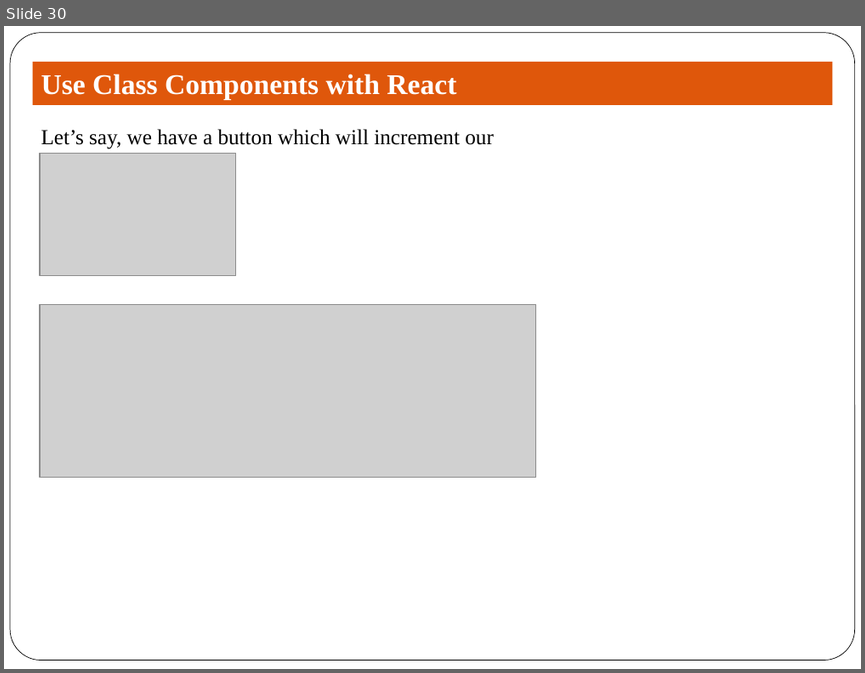
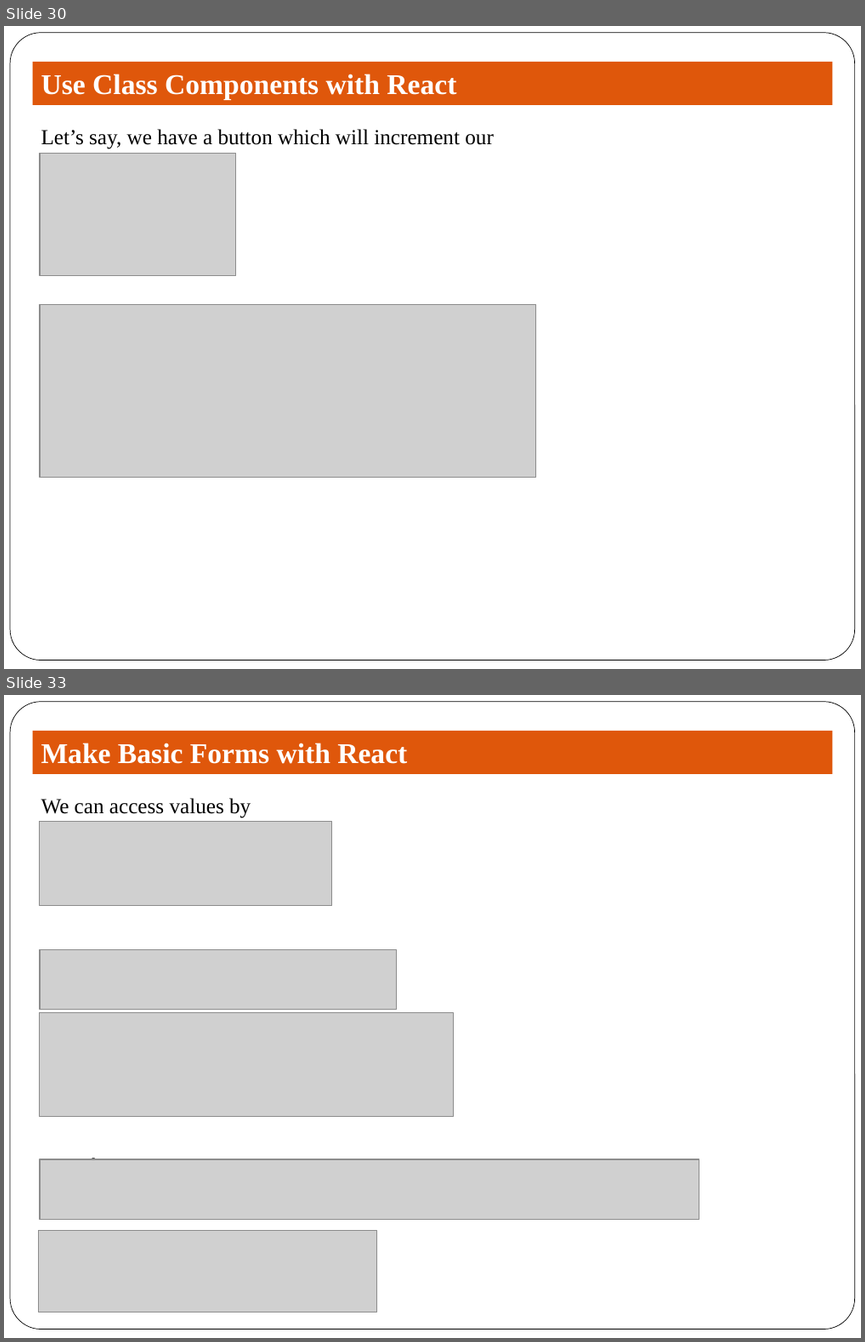
Before and after one commit to prateek3189/mercury-react, a slide deck: The Beginners Guide to ReactJS.pptx. Shown one above the other, each under a label of ours: slide 30 before the commit, slides 30 and 33 after it; the slides between them are not shown. The pictures are 865x673 and 865x1342 pixels, drawn with LibreOffice and Linux fonts; fonts in the diff are those of the drawing; grey boxes stand for pictures. Boxes give left, top, right and bottom in pixels: in the first picture for what was removed or moved away, otherwise in the second. Text is boxed around its words. In the diff, an @@ line names an element or a change of style, - is before the commit and + after.

Commit message:
mercury-react done

```diff
--- a/The Beginners Guide to ReactJS.pptx
+++ b/The Beginners Guide to ReactJS.pptx
@@ slide 33 added at [4, 695, 861, 1338], background #FFFFFF; not listed: 1 template element that a slide beside it also shows @@
@@ rectangle added at [32, 731, 832, 774], fill #DF570B, 24 pt, text #FFFFFF, bold @@
+Make Basic Forms with React
@@ picture added at [40, 822, 332, 906] @@
@@ text added at [41, 798, 250, 1160], 18 pt, text #000000 @@
+We can access values by event.target
+By providing name
+By ref
@@ picture added at [40, 949, 398, 1009] @@
@@ picture added at [40, 1013, 453, 1117] @@
@@ picture added at [40, 1159, 699, 1219] @@
@@ picture added at [38, 1231, 376, 1312] @@
```
Also in this commit, not shown: 7 other slides added, 2 other files.
